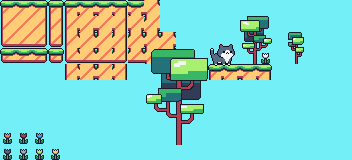
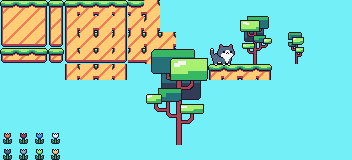
Layer changes from the first (352, 160) image to the second:
renamed "Copy of Paint Layer 3(pasted) Merged" to "Paint Layer 3(pasted) Merged", painted on it over (x1=51, y1=53, x2=270, y2=144)
removed layer "Copy of Paint Layer 3(pasted)" (1st of 2) over (x1=51, y1=133, x2=60, y2=144)
removed layer "Copy of Paint Layer 3(pasted)" (2nd of 2) over (x1=261, y1=53, x2=270, y2=64)
removed layer "Paint Layer 3(pasted)" (1st of 2) over (x1=51, y1=53, x2=270, y2=144)
painted on "Paint Layer 2" over (x1=261, y1=53, x2=270, y2=64)
painted on "Copy of Paint Layer 2 Merged" over (x1=261, y1=53, x2=270, y2=64)
painted on "Paint Layer 2 Merged" over (x1=51, y1=53, x2=270, y2=144)
